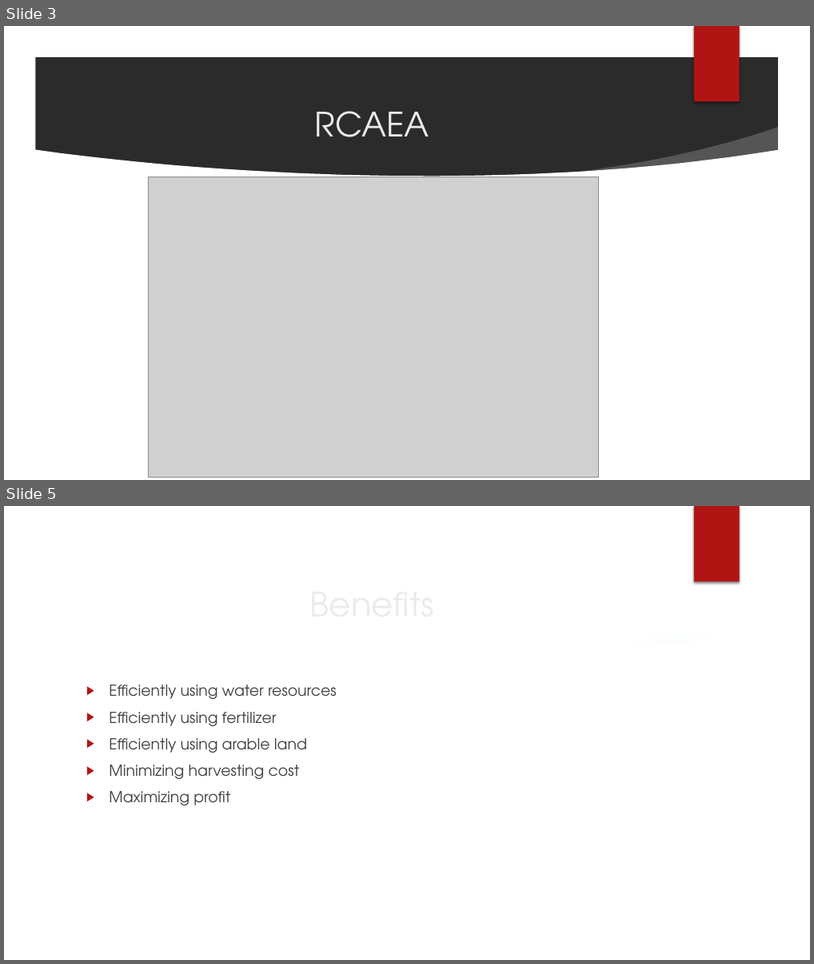
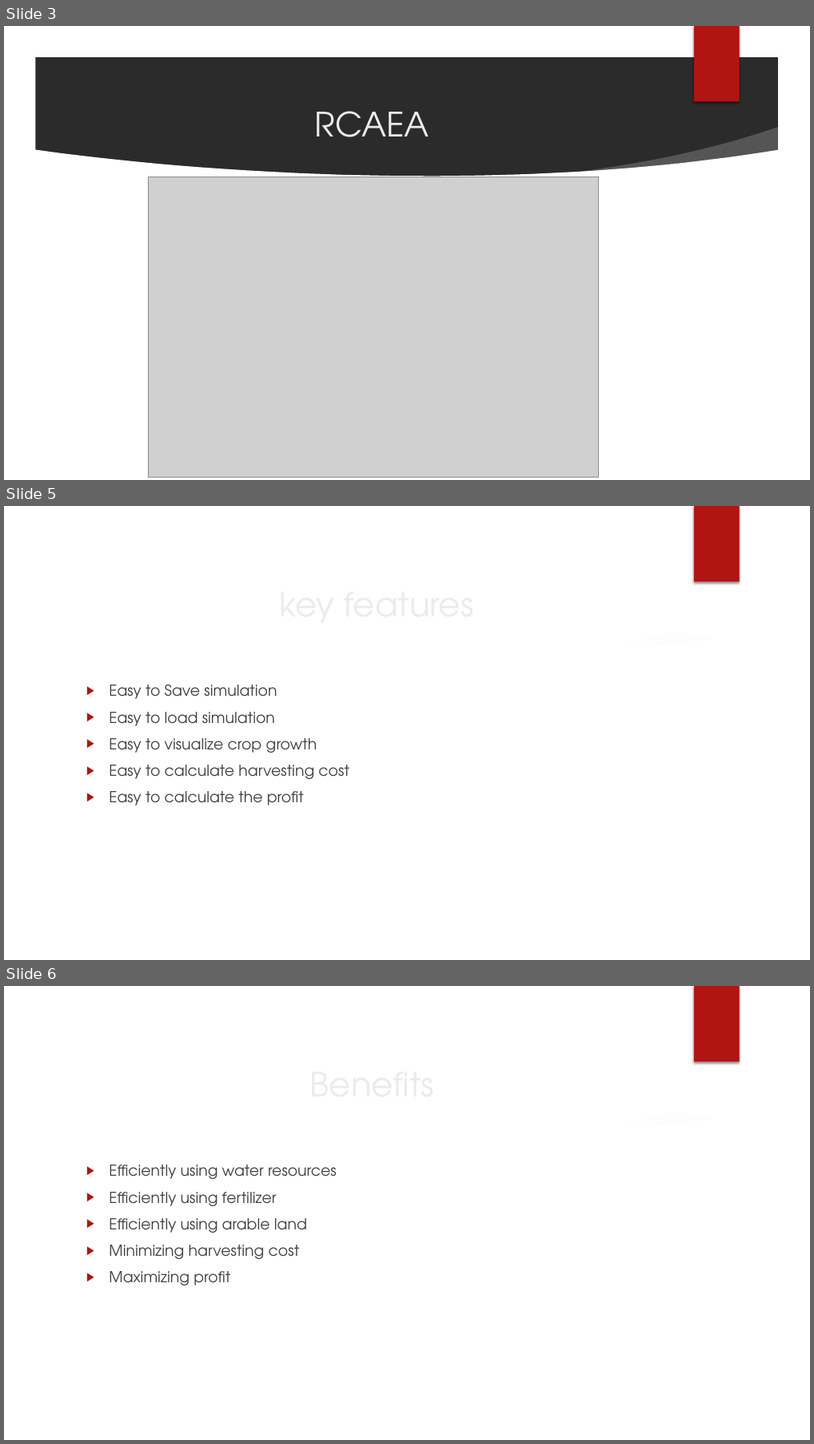
Before and after one commit to RichnNL/ProCp, a slide deck: Documents/FINAL/ProCp-Project-Core-phase -without some slides.pptx. Shown one above the other, each under a label of ours: slides 3 and 5 before the commit, slides 3, 5 and 6 after it; the slides between them are not shown. The pictures are 814x964 and 814x1444 pixels, drawn with LibreOffice and Linux fonts; fonts in the diff are those of the drawing; grey boxes stand for pictures; background and template pictures are left out; a plain dark background stands for a picture behind light text. Boxes give left, top, right and bottom in pixels: in the first picture for what was removed or moved away, otherwise in the second. Text is boxed around its words. In the diff, an @@ line names an element or a change of style, - is before the commit and + after.

```diff
--- a/Documents/FINAL/ProCp-Project-Core-phase -without some slides.pptx
+++ b/Documents/FINAL/ProCp-Project-Core-phase -without some slides.pptx
@@ slide 5 added at (x1=4, y1=506, x2=810, y2=960), background picture (left out); not listed: 7 template elements that a slide beside it also shows @@
@@ title added at (x1=80, y1=570, x2=664, y2=636), 40 pt, text #EBEBEB @@
+key features
@@ text added at (x1=109, y1=684, x2=350, y2=805), 18 pt, text #404040 @@
+▶ Easy to Save simulation
+▶ Easy to load simulation
+▶ Easy to visualize crop growth
+▶ Easy to calculate harvesting cost
+▶ Easy to calculate the profit
@@ what was slide 5 is now slide 6 @@
```
Also in this commit, not shown: 2 slides changed.
